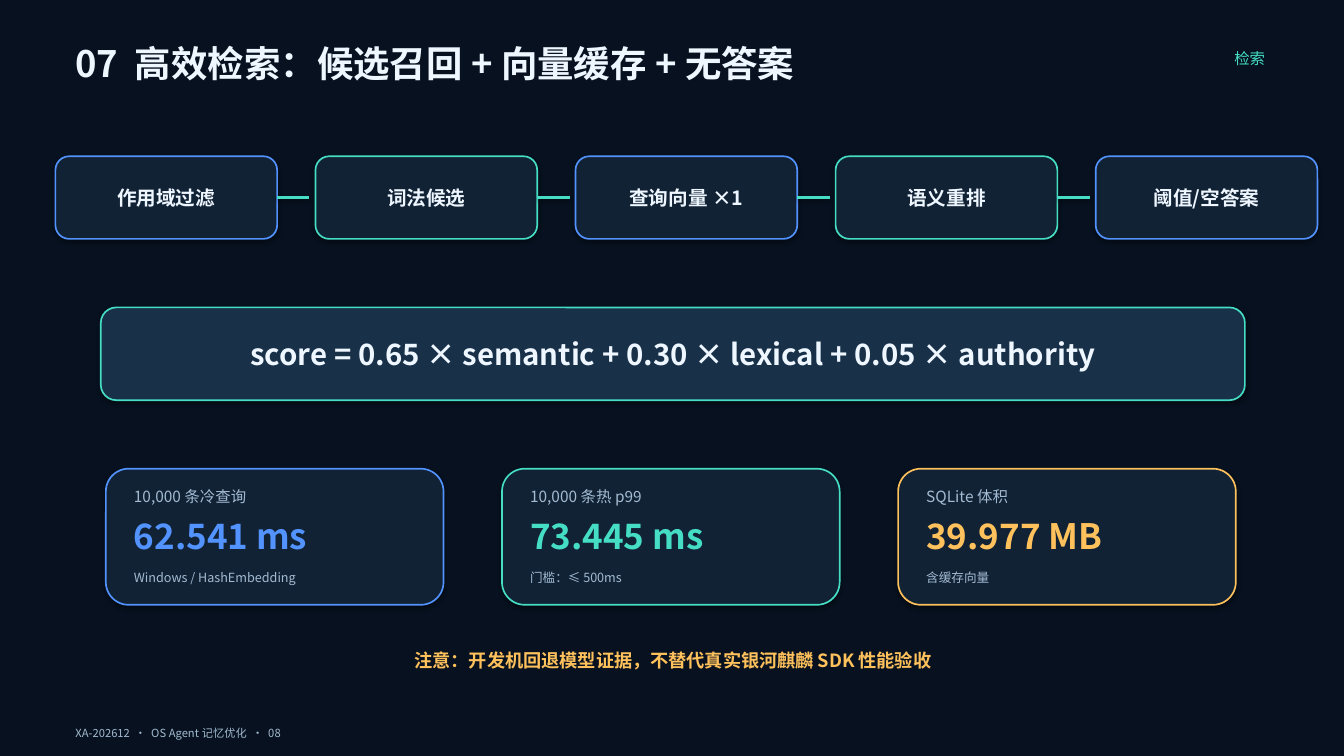
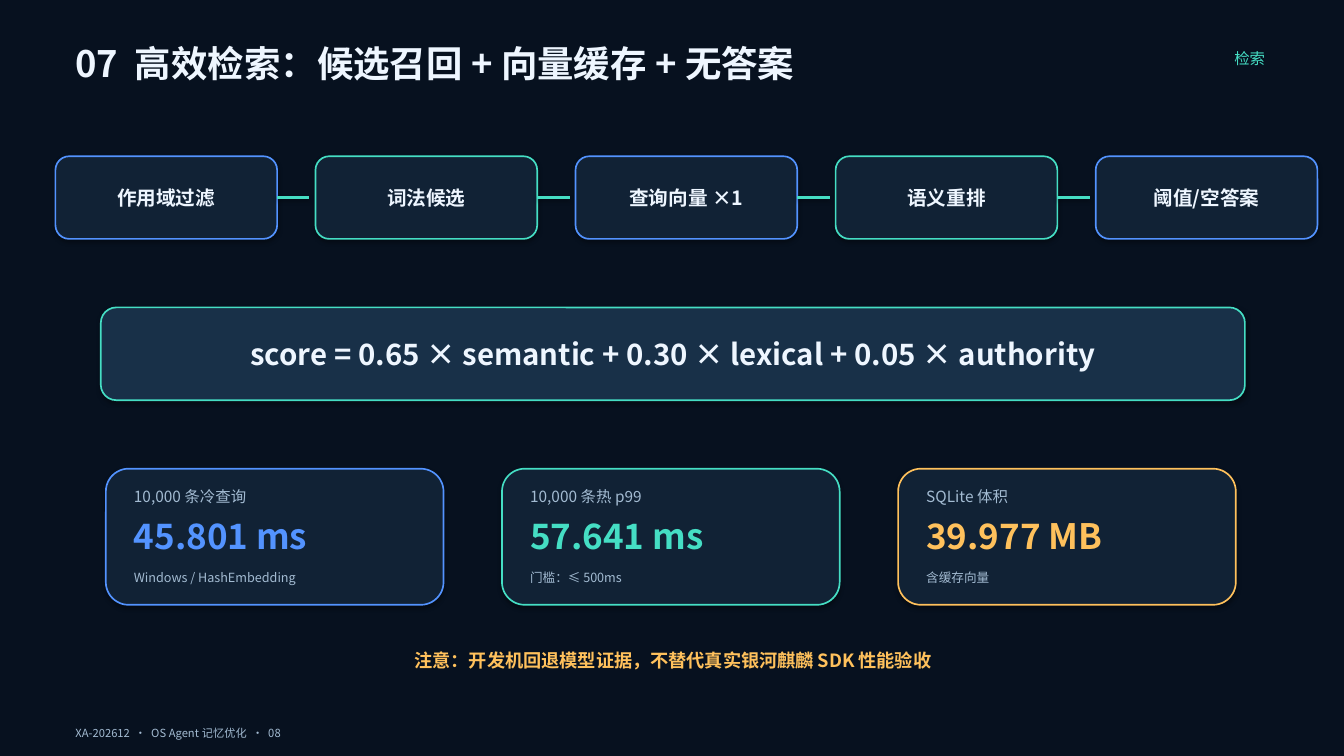
Before and after one commit to chanehwibo/tiaobei, a slide deck: slide 8 of deliverables/ppt/OS_Agent_记忆优化_答辩稿.pptx. Drawn at 1344x756 pixels with LibreOffice and Linux fonts; fonts in the diff are those of the drawing. Boxes give left, top, right and bottom in pixels: in the first picture for what was removed or moved away, otherwise in the second. Text is boxed around its words. In the diff, an @@ line names an element or a change of style, - is before the commit and + after.

```diff
--- a/deliverables/ppt/OS_Agent_记忆优化_答辩稿.pptx
+++ b/deliverables/ppt/OS_Agent_记忆优化_答辩稿.pptx
@@ text at <box>134,523,307,550</box>: text changed @@
-62.541 ms
+45.801 ms
@@ text at <box>530,523,703,550</box>: text changed @@
-73.445 ms
+57.641 ms
```
Also in this commit, not shown: 3 other slides changed, 20 other files.
